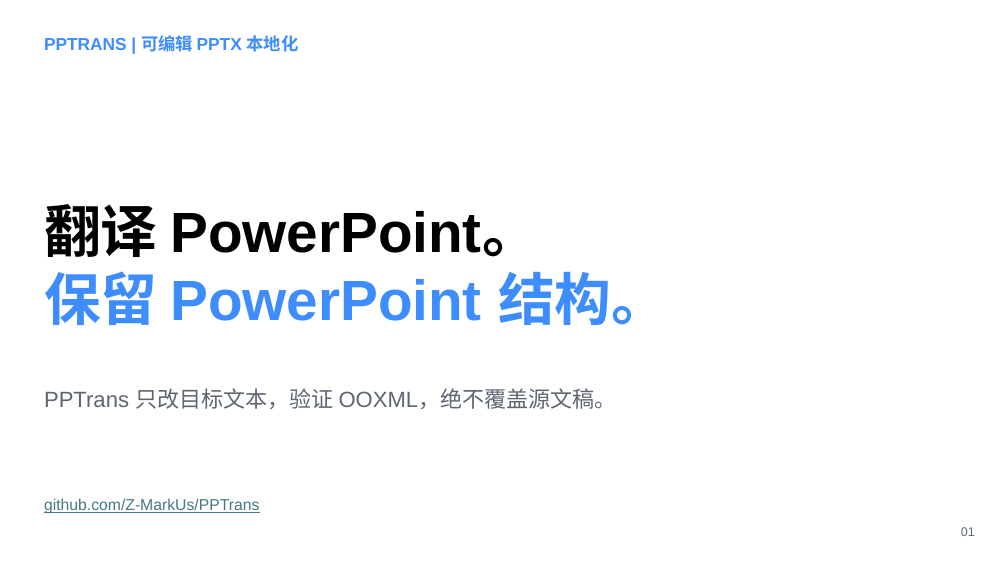
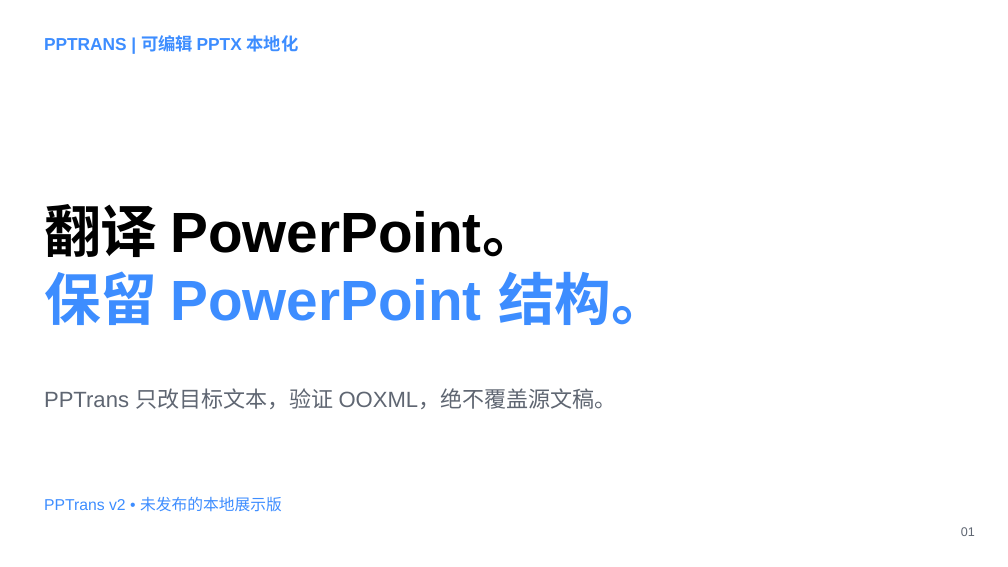
Before and after one commit to Z-MarkUs/PPTrans, a slide deck: slide 1 of examples/pptrans-demo.zh-CN.pptx. Drawn at 1008x567 pixels with LibreOffice and Linux fonts; fonts in the diff are those of the drawing. Boxes give left, top, right and bottom in pixels: in the first picture for what was removed or moved away, otherwise in the second. Text is boxed around its words. In the diff, an @@ line names an element or a change of style, - is before the commit and + after.

```diff
--- a/examples/pptrans-demo.zh-CN.pptx
+++ b/examples/pptrans-demo.zh-CN.pptx
@@ text at [44, 497, 282, 512]: text changed; text colour #467886 to #3D8DFF @@
-github.com/Z-MarkUs/PPTrans
+PPTrans v2 • 未发布的本地展示版
```
Also in this commit, not shown: 35 other files.
